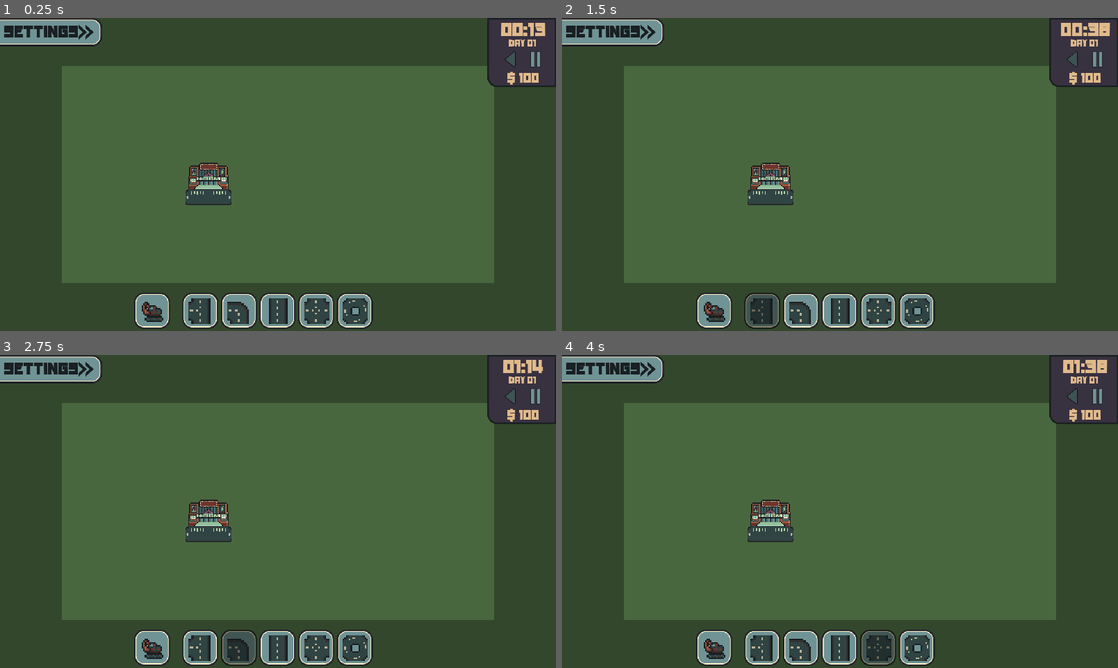
Above: before the commit, frames 1-4 (two rows, left to right).
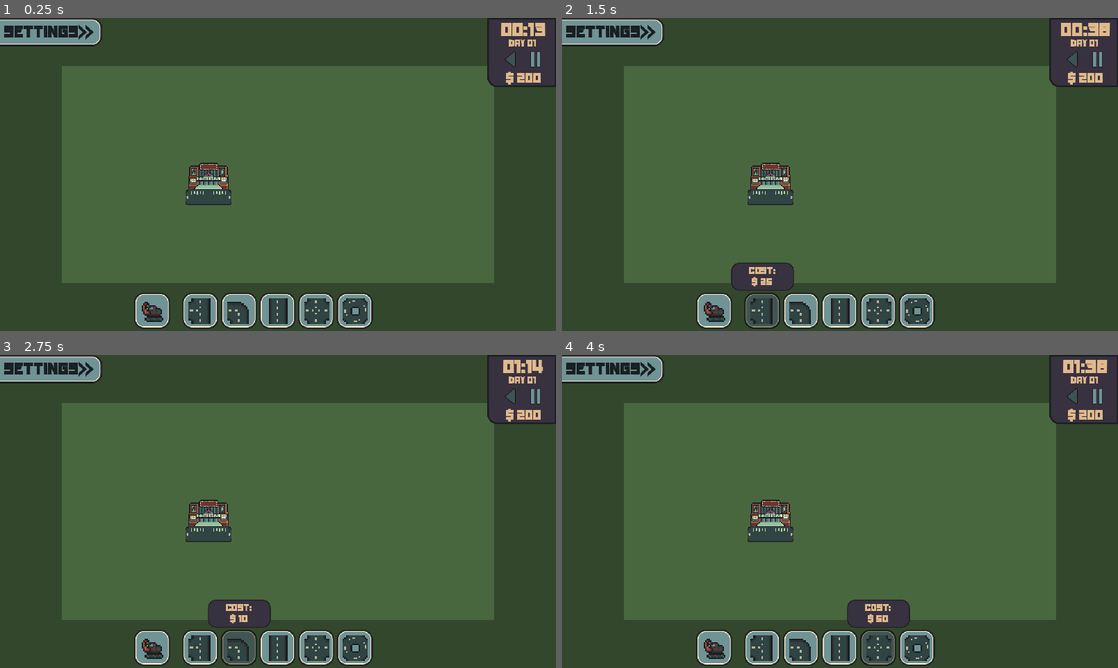
Above: after the commit, the same moments.

Repository: StixxyTape/Easy-Roads
Game: Godot game, scene res://Scenes/main.tscn
Same seed, same stepped clock (60 frames per second), same inputs: the game is played once before the commit and once after it.
Inputs (mouse positions are in pixels of both pictures, inside the frame that each line leads up to):
- Up to frame 1 (0.25 s): no input
- Up to frame 2 (1.5 s): click (712, 312) at 0.5 s; click (762, 312) at 1.25 s
- Up to frame 3 (2.75 s): click (239, 649) at 2 s
- Up to frame 4 (4 s): click (840, 649) at 2.75 s; click (878, 649) at 3.5 s

The runs differ from the first frame. In frame 1, 0.1% of the frame differs, in the area x 91-98%, y 17-22%; in frame 2, 0.9%; in frame 3, 0.9%; in frame 4, 0.9%, in the area x 51-98%, y 17-98%.

Commit message:
Money System

Diff:
--- a/Connection Maker 2/Scenes/bubble.tscn
+++ b/Connection Maker 2/Scenes/bubble.tscn
@@ -4,6 +4,36 @@
 [ext_resource type="Texture2D" uid="uid://dxmjbqd06u5v1" path="res://Art/Bubbles/CinemaBubble.png" id="2_py44b"]
 [ext_resource type="Texture2D" uid="uid://bwvhi7eemecb1" path="res://Art/Bubbles/BubbleFill.png" id="3_2ymw4"]
 [ext_resource type="Script" path="res://Scenes/bubble.gd" id="4_n63iy"]
+
+[sub_resource type="Animation" id="Animation_goy6h"]
+resource_name = "Danger"
+length = 0.6
+loop_mode = 1
+step = 0.05
+tracks/0/type = "value"
+tracks/0/imported = false
+tracks/0/enabled = true
+tracks/0/path = NodePath(".:rotation")
+tracks/0/interp = 1
+tracks/0/loop_wrap = true
+tracks/0/keys = {
+"times": PackedFloat32Array(0, 0.3, 0.6),
+"transitions": PackedFloat32Array(1, 1, 1),
+"update": 0,
+"values": [0.261799, -0.261799, 0.261799]
+}
+tracks/1/type = "value"
+tracks/1/imported = false
+tracks/1/enabled = true
+tracks/1/path = NodePath(".:modulate")
+tracks/1/interp = 1
+tracks/1/loop_wrap = true
+tracks/1/keys = {
+"times": PackedFloat32Array(0, 0.3, 0.6),
+"transitions": PackedFloat32Array(1, 1, 1),
+"update": 0,
+"values": [Color(1, 1, 1, 1), Color(1, 0.431373, 0.431373, 1), Color(1, 1, 1, 1)]
+}
 
 [sub_resource type="Animation" id="Animation_y70dk"]
 resource_name = "Income"
@@ -60,36 +90,6 @@
 "values": [0.0]
 }
 
-[sub_resource type="Animation" id="Animation_goy6h"]
-resource_name = "Danger"
-length = 0.6
-loop_mode = 1
-step = 0.05
-tracks/0/type = "value"
-tracks/0/imported = false
-tracks/0/enabled = true
-tracks/0/path = NodePath(".:rotation")
-tracks/0/interp = 1
-tracks/0/loop_wrap = true
-tracks/0/keys = {
-"times": PackedFloat32Array(0, 0.3, 0.6),
-"transitions": PackedFloat32Array(1, 1, 1),
-"update": 0,
-"values": [0.261799, -0.261799, 0.261799]
-}
-tracks/1/type = "value"
-tracks/1/imported = false
-tracks/1/enabled = true
-tracks/1/path = NodePath(".:modulate")
-tracks/1/interp = 1
-tracks/1/loop_wrap = true
-tracks/1/keys = {
-"times": PackedFloat32Array(0, 0.3, 0.6),
-"transitions": PackedFloat32Array(1, 1, 1),
-"update": 0,
-"values": [Color(1, 1, 1, 1), Color(1, 0.431373, 0.431373, 1), Color(1, 1, 1, 1)]
-}
-
 [sub_resource type="AnimationLibrary" id="AnimationLibrary_7mmjk"]
 _data = {
 "Danger": SubResource("Animation_goy6h"),
--- a/Connection Maker 2/Scenes/ui.tscn
+++ b/Connection Maker 2/Scenes/ui.tscn
@@ -19,17 +19,45 @@
 atlas = ExtResource("2_pv2pt")
 region = Rect2(0, 128, 16, 16)
 
+[sub_resource type="AtlasTexture" id="AtlasTexture_jqyph"]
+atlas = ExtResource("1_bl377")
+region = Rect2(360, 8, 160, 72)
+
+[sub_resource type="LabelSettings" id="LabelSettings_7lfah"]
+line_spacing = 0.0
+font = ExtResource("4_e55im")
+font_size = 22
+font_color = Color(0.878431, 0.729412, 0.545098, 1)
+
 [sub_resource type="AtlasTexture" id="AtlasTexture_dqk31"]
 atlas = ExtResource("2_pv2pt")
 region = Rect2(0, 32, 16, 16)
 
+[sub_resource type="LabelSettings" id="LabelSettings_rk3or"]
+line_spacing = 0.0
+font = ExtResource("4_e55im")
+font_size = 22
+font_color = Color(0.878431, 0.729412, 0.545098, 1)
+
 [sub_resource type="AtlasTexture" id="AtlasTexture_mo3yr"]
 atlas = ExtResource("2_pv2pt")
 region = Rect2(0, 0, 16, 16)
 
+[sub_resource type="LabelSettings" id="LabelSettings_2faff"]
+line_spacing = 0.0
+font = ExtResource("4_e55im")
+font_size = 22
+font_color = Color(0.878431, 0.729412, 0.545098, 1)
+
 [sub_resource type="AtlasTexture" id="AtlasTexture_ssi8q"]
 atlas = ExtResource("2_pv2pt")
 region = Rect2(0, 64, 16, 16)
+
+[sub_resource type="LabelSettings" id="LabelSettings_62b02"]
+line_spacing = 0.0
+font = ExtResource("4_e55im")
+font_size = 22
+font_color = Color(0.878431, 0.729412, 0.545098, 1)
 
 [sub_resource type="AtlasTexture" id="AtlasTexture_54bfg"]
 atlas = ExtResource("2_pv2pt")
@@ -112,6 +140,7 @@
 texture_normal = SubResource("AtlasTexture_syo7a")
 script = ExtResource("2_ub84x")
 type = "tjunction"
+price = 25
 
 [node name="TextureRect" type="TextureRect" parent="Tjunction"]
 layout_mode = 1
@@ -127,6 +156,41 @@
 grow_horizontal = 2
 grow_vertical = 2
 texture = SubResource("AtlasTexture_ms0bv")
+
+[node name="Info" type="TextureRect" parent="Tjunction"]
+layout_mode = 1
+anchors_preset = 5
+anchor_left = 0.5
+anchor_right = 0.5
+offset_left = -94.75
+offset_top = -82.5
+offset_right = 65.25
+offset_bottom = -10.5
+grow_horizontal = 2
+scale = Vector2(1.2, 1.2)
+texture = SubResource("AtlasTexture_jqyph")
+
+[node name="Label" type="Label" parent="Tjunction/Info"]
+layout_mode = 1
+anchors_preset = 8
+anchor_left = 0.5
+anchor_top = 0.5
+anchor_right = 0.5
+anchor_bottom = 0.5
+offset_left = -53.9583
+offset_top = -25.5833
+offset_right = 52.0417
+offset_bottom = 28.4167
+grow_horizontal = 2
+grow_vertical = 2
+theme_override_colors/font_color = Color(0.878431, 0.729412, 0.545098, 1)
+theme_override_fonts/font = ExtResource("4_e55im")
+theme_override_font_sizes/font_size = 25
+text = "Cost:
+$ 25"
+label_settings = SubResource("LabelSettings_7lfah")
+horizontal_alignment = 1
+vertical_alignment = 1
 
 [node name="RoadTurn" type="TextureButton" parent="."]
 anchors_preset = 7
@@ -144,6 +208,7 @@
 texture_normal = SubResource("AtlasTexture_syo7a")
 script = ExtResource("2_ub84x")
 type = "turn"
+price = 10
 
 [node name="TextureRect" type="TextureRect" parent="RoadTurn"]
 layout_mode = 1
@@ -159,6 +224,41 @@
 grow_horizontal = 2
 grow_vertical = 2
 texture = SubResource("AtlasTexture_dqk31")
+
+[node name="Info" type="TextureRect" parent="RoadTurn"]
+layout_mode = 1
+anchors_preset = 5
+anchor_left = 0.5
+anchor_right = 0.5
+offset_left = -94.75
+offset_top = -82.5
+offset_right = 65.25
+offset_bottom = -10.5
+grow_horizontal = 2
+scale = Vector2(1.2, 1.2)
+texture = SubResource("AtlasTexture_jqyph")
+
+[node name="Label" type="Label" parent="RoadTurn/Info"]
+layout_mode = 1
+anchors_preset = 8
+anchor_left = 0.5
+anchor_top = 0.5
+anchor_right = 0.5
+anchor_bottom = 0.5
+offset_left = -53.9583
+offset_top = -25.5833
+offset_right = 52.0417
+offset_bottom = 28.4167
+grow_horizontal = 2
+grow_vertical = 2
+theme_override_colors/font_color = Color(0.878431, 0.729412, 0.545098, 1)
+theme_override_fonts/font = ExtResource("4_e55im")
+theme_override_font_sizes/font_size = 25
+text = "Cost:
+$ 10"
+label_settings = SubResource("LabelSettings_rk3or")
+horizontal_alignment = 1
+vertical_alignment = 1
 
 [node name="RoadStraight" type="TextureButton" parent="."]
 anchors_preset = 7
@@ -176,6 +276,7 @@
 texture_normal = SubResource("AtlasTexture_syo7a")
 script = ExtResource("2_ub84x")
 type = "straigth"
+price = 10
 
 [node name="TextureRect" type="TextureRect" parent="RoadStraight"]
 layout_mode = 1
@@ -191,6 +292,42 @@
 grow_horizontal = 2
 grow_vertical = 2
 texture = SubResource("AtlasTexture_mo3yr")
+
+[node name="Info" type="TextureRect" parent="RoadStraight"]
+layout_mode = 1
+anchors_preset = 5
+anchor_left = 0.5
+anchor_right = 0.5
+offset_left = -94.75
+offset_top = -82.5
+offset_right = 65.25
+offset_bottom = -10.5
+grow_horizontal = 2
+scale = Vector2(1.2, 1.2)
+texture = SubResource("AtlasTexture_jqyph")
+
+[node name="Label" type="Label" parent="RoadStraight/Info"]
+layout_mode = 1
+anchors_preset = 8
+anchor_left = 0.5
+anchor_top = 0.5
+anchor_right = 0.5
+anchor_bottom = 0.5
+offset_left = -53.9583
+offset_top = -25.5833
+offset_right = 52.0417
+offset_bottom = 28.4167
+grow_horizontal = 2
+grow_vertical = 2
+theme_override_colors/font_color = Color(0.878431, 0.729412, 0.545098, 1)
+theme_override_fonts/font = ExtResource("4_e55im")
+theme_override_font_sizes/font_size = 25
+text = "Cost:
+$ 10
+"
+label_settings = SubResource("LabelSettings_2faff")
+horizontal_alignment = 1
+vertical_alignment = 1
 
 [node name="Cross" type="TextureButton" parent="."]
 anchors_preset = 7
@@ -208,6 +345,7 @@
 texture_normal = SubResource("AtlasTexture_syo7a")
 script = ExtResource("2_ub84x")
 type = "cross"
+price = 50
 
 [node name="TextureRect" type="TextureRect" parent="Cross"]
 layout_mode = 1
@@ -223,6 +361,41 @@
 grow_horizontal = 2
 grow_vertical = 2
 texture = SubResource("AtlasTexture_ssi8q")
+
+[node name="Info" type="TextureRect" parent="Cross"]
+layout_mode = 1
+anchors_preset = 5
+anchor_left = 0.5
+anchor_right = 0.5
+offset_left = -94.75
+offset_top = -82.5
+offset_right = 65.25
+offset_bottom = -10.5
+grow_horizontal = 2
+scale = Vector2(1.2, 1.2)
+texture = SubResource("AtlasTexture_jqyph")
+
+[node name="Label" type="Label" parent="Cross/Info"]
+layout_mode = 1
+anchors_preset = 8
+anchor_left = 0.5
+anchor_top = 0.5
+anchor_right = 0.5
+anchor_bottom = 0.5
+offset_left = -53.9583
+offset_top = -25.5833
+offset_right = 52.0417
+offset_bottom = 28.4167
+grow_horizontal = 2
+grow_vertical = 2
+theme_override_colors/font_color = Color(0.878431, 0.729412, 0.545098, 1)
+theme_override_fonts/font = ExtResource("4_e55im")
+theme_override_font_sizes/font_size = 25
+text = "Cost:
+$ 50"
+label_settings = SubResource("LabelSettings_62b02")
+horizontal_alignment = 1
+vertical_alignment = 1
 
 [node name="Roundabout" type="TextureButton" parent="."]
 anchors_preset = 7
@@ -240,6 +413,7 @@
 texture_normal = SubResource("AtlasTexture_syo7a")
 script = ExtResource("2_ub84x")
 type = "roundabout"
+price = 50
 
 [node name="TextureRect" type="TextureRect" parent="Roundabout"]
 layout_mode = 1
@@ -255,6 +429,41 @@
 grow_horizontal = 2
 grow_vertical = 2
 texture = SubResource("AtlasTexture_54bfg")
+
+[node name="Info" type="TextureRect" parent="Roundabout"]
+layout_mode = 1
+anchors_preset = 5
+anchor_left = 0.5
+anchor_right = 0.5
+offset_left = -94.75
+offset_top = -82.5
+offset_right = 65.25
+offset_bottom = -10.5
+grow_horizontal = 2
+scale = Vector2(1.2, 1.2)
+texture = SubResource("AtlasTexture_jqyph")
+
+[node name="Label" type="Label" parent="Roundabout/Info"]
+layout_mode = 1
+anchors_preset = 8
+anchor_left = 0.5
+anchor_top = 0.5
+anchor_right = 0.5
+anchor_bottom = 0.5
+offset_left = -53.9583
+offset_top = -25.5833
+offset_right = 52.0417
+offset_bottom = 28.4167
+grow_horizontal = 2
+grow_vertical = 2
+theme_override_colors/font_color = Color(0.878431, 0.729412, 0.545098, 1)
+theme_override_fonts/font = ExtResource("4_e55im")
+theme_override_font_sizes/font_size = 25
+text = "Cost:
+$ 50"
+label_settings = SubResource("LabelSettings_62b02")
+horizontal_alignment = 1
+vertical_alignment = 1
 
 [node name="InfoBoard" type="TextureRect" parent="."]
 anchors_preset = 1
--- a/Connection Maker 2/Scripts/Car.gd
+++ b/Connection Maker 2/Scripts/Car.gd
@@ -3,7 +3,6 @@
 var spawnPos : Vector2
 var houseCord : Vector2
 var curScale = get_scale()
-
 
 @onready var sprite : Sprite2D = $Icon
 @onready var navAgent : NavigationAgent2D = $NavigationAgent2D
@@ -55,8 +54,8 @@
 			tileMap.set_cell(3, adjectedTilesPos[i], 2, adjectedTiles[2])
 		elif houseCord.y > adjectedTilesPos[i].y:
 			tileMap.set_cell(3, adjectedTilesPos[i], 2, adjectedTiles[1])
+		adjectedTilePlaced = true
 		visible = true
-		adjectedTilePlaced = true
 
 	if nextTilePos.x > carTilePos.x:
 		set_scale(Vector2(curScale.x, curScale.y))
@@ -72,8 +71,11 @@
 
 	# If reached destination, don't run the rest of this code
 	if navAgent.is_navigation_finished():
-		bubble.queue_free()
-		queue_free()
+		Global.money += 20
+		adjectedTilePlaced = false
+		visible = false
+		position = spawnPos
+		set_movement_target(Global.cinemaPos)
 		return
 	elif (!navAgent.is_target_reachable() and position != spawnPos):
 		adjectedTilePlaced = false
--- a/Connection Maker 2/Scripts/Global.gd
+++ b/Connection Maker 2/Scripts/Global.gd
@@ -8,18 +8,15 @@
 
 # Text of the timers state
 var time : String = "play"
-var carSpeed : float = 30
+var carSpeed : float = 35
 
 # Timer for how long it takes bubbles to fill up
 var bubbleTimer : int = 60
 
 # Start Stats
 var day : int = 1
-var money : int = 100
-
-func _ready():
-	pass # Replace with function body.
-
+var money : int = 200
+var currentPrice : int = 0
 
 func _process(_delta):
 	if time == "play":
--- a/Connection Maker 2/Scripts/GridSystem.gd
+++ b/Connection Maker 2/Scripts/GridSystem.gd
@@ -260,11 +260,15 @@
 					roadPlaced.pop_at(i)
 	if Input.is_action_just_released("Left Click") and !Global.overButton:
 		for pos in roadPlaced:
+			if Global.currentPrice <= Global.money:
 				set_cell(0, pos, 2, currentTiles[tileCounter])
 				dic[str(pos)] = {
 					"Type" : "Road",
 					"Position" : str(pos)
 					}
+				Global.money -= Global.currentPrice
+			else:
+				erase_cell(2, pos)
 		roadPlaced = []
 		touchedBuilding = false
 		placing = false
--- a/Connection Maker 2/Scripts/HoverState.gd
+++ b/Connection Maker 2/Scripts/HoverState.gd
@@ -1,38 +1,57 @@
 extends TextureButton
 
 @export var type : String = "Type"
+@export var price : int = 0
 var active : bool
 var hover : bool
 @onready var tilemap = $"../../NavigationRegion2D/TileMap"
+var priceLabel : TextureRect
 
 func _ready():
 	self.mouse_entered.connect(_on_button_hovered)
 	self.mouse_exited.connect(_on_button_exit)
 	self.pressed.connect(_on_button_press)
+	if type != "remove":
+		priceLabel = $Info
+
+	if priceLabel:
+		priceLabel.visible = false
 
 func _process(_delta):
 	if Global.roadType != type:
 		active = false
 
 	if !active and !hover:
-		modulate = Color("fff")
+		self_modulate = Color("fff")
+		if priceLabel:
+			priceLabel.visible = false
 
 func _on_button_hovered():
 	if Global.roadType != type:
-		modulate = Color("c9c9c9dc")
+		self_modulate = Color("c9c9c9dc")
 		hover = true
 		Global.overButton = true
+	if priceLabel and Global.roadType == type:
+		priceLabel.self_modulate = Color("ffffff6e")
 
 func _on_button_exit():
 	hover = false
 	Global.overButton = false
+	if priceLabel:
+		priceLabel.self_modulate = Color("fff")
 
 func _on_button_press():
 	if active:
 		Global.roadType = ""
 		active = false
+		if priceLabel:
+			priceLabel.visible = false
+			Global.currentPrice = 0
 	else:
+		if priceLabel:
+			priceLabel.visible = true
+			Global.currentPrice = price
 		tilemap.tileCounter = 0
-		modulate = Color("999999dc")
+		self_modulate = Color("999999dc")
 		active = true
 		Global.roadType = type
Not shown: 1 places in Connection Maker 2/Scenes/ui.tscn that only renumber resources
